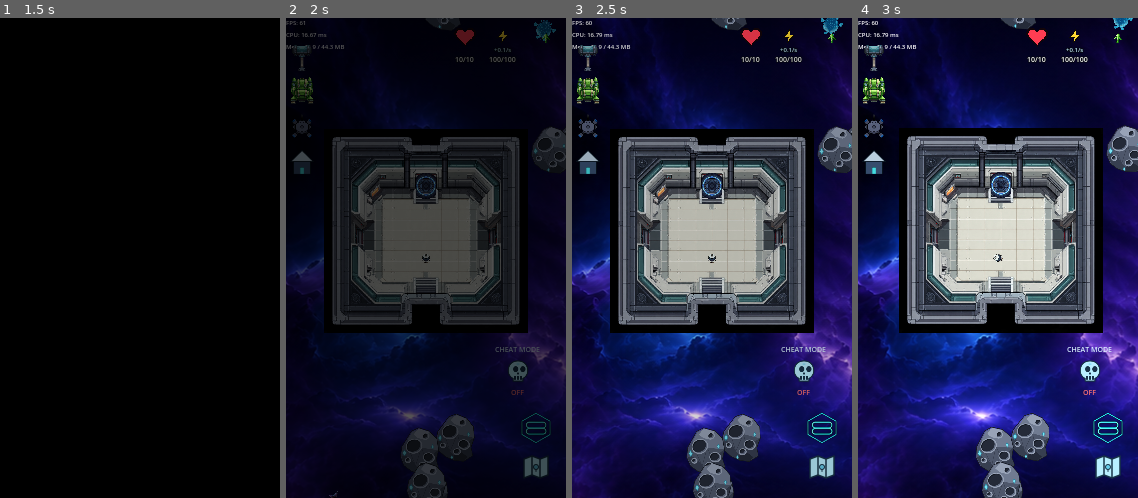
Above: before the commit, frames 1-4 (left to right).
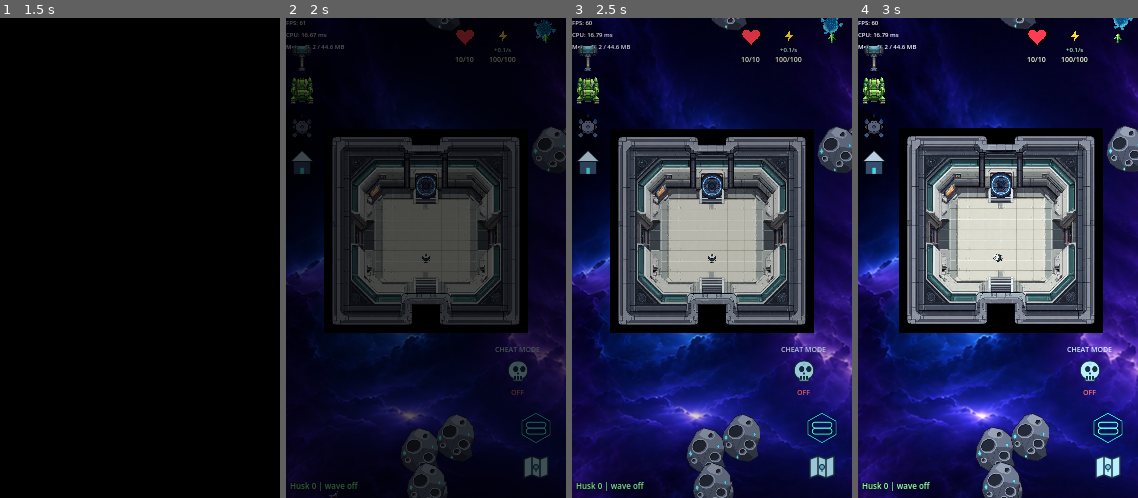
Above: after the commit, the same moments.

Repository: wildane/ShootingStar
Game: Godot game, scene res://scene/main_menu/main_menu.tscn
The game is run twice, just before and just after one commit, with the same random seed, the same clock (stepped at 60 frames per second) and the same inputs.
Inputs (mouse positions are in pixels of both pictures, inside the frame that each line leads up to):
- Up to frame 1 (1.5 s): click "New Game" at 0.5 s; click "New Game" at 1.25 s
- Up to frame 2 (2 s): no input
- Up to frame 3 (2.5 s): tap Enter at 2 s; drag from (712, 186) to (770, 234) at 2.02 s
- Up to frame 4 (3 s): drag from (942, 282) to (998, 234) at 2.77 s

Frame 1 is identical in both runs. In frame 2, 0.2% of the frame differs, in the area x 1-26%, y 5-99%; in frame 3, 0.2%; in frame 4, 0.3%.

Commit message:
Tambah label kiraan husk sentiasa nampak dan spawn lebih kukuh
Label kecil di kiri bawah memaparkan kiraan husk dan baki pemasa tanpa
perlu membunuh husk dulu, jadi mudah tahu sama ada autoload hidup.
Serangan juga tidak lagi bergantung pada Y_Sort_Container sahaja.

Diff:
--- a/scene/Mob/SeranganBalas.gd
+++ b/scene/Mob/SeranganBalas.gd
@@ -35,6 +35,8 @@
 var _masa_papar_notis: float = 0.0
 var _kanvas: CanvasLayer
 var _label: Label
+# Label kecil sentiasa nampak - untuk ujian sama ada autoload ini hidup.
+var _label_kira: Label
 
 func _ready() -> void:
 	process_mode = Node.PROCESS_MODE_PAUSABLE
@@ -53,6 +55,7 @@
 
 	_sedia_hud()
 	_kemas_kini_label()
+	_kemas_kira()
 	if is_instance_valid(_label):
 		_label.visible = true
 
@@ -69,6 +72,8 @@
 		if _masa_papar_notis <= 0.0 and is_instance_valid(_label):
 			_label.visible = false
 
+	_kemas_kira()
+
 # Hantar semua penyerang terkumpul ke pangkalan.
 func _lancar_serangan() -> void:
 	baki_masa = -1.0
@@ -80,9 +85,15 @@
 		return
 
 	var scene_utama := get_tree().current_scene
-	var bekas: Node = scene_utama.get_node_or_null("Y_Sort_Container") if scene_utama != null else null
+	var bekas: Node = null
+	if scene_utama != null:
+		bekas = scene_utama.get_node_or_null("Y_Sort_Container")
+		# Kalau scene ini tiada Y_Sort_Container, guna scene utama terus.
+		if bekas == null:
+			bekas = scene_utama
 	if bekas == null or scene_penyerang == null:
 		# Bukan dalam level permainan (contoh: menu) - cuba lagi sekejap lagi.
+		print("SeranganBalas: tiada scene/penyerang, cuba lagi (scene=", scene_utama, ")")
 		bilangan_husk_dibunuh = jumlah
 		baki_masa = 1.0
 		return
@@ -106,7 +117,7 @@
 
 	print("SeranganBalas: %d penyerang husk muncul dekat player di %s" % [jumlah, pusat])
 	serangan_bermula.emit(jumlah)
-	_tunjuk_notis("%d husk attacker%s heading to your base!" % [jumlah, "" if jumlah == 1 else "s"])
+	_tunjuk_notis("%d husk attacker%s coming for you!" % [jumlah, "" if jumlah == 1 else "s"])
 
 # Player pemain (group "Player" atau nod SpaceShip dalam scene semasa).
 func _cari_player() -> Node2D:
@@ -174,6 +185,23 @@
 	_label.visible = false
 	_kanvas.add_child(_label)
 
+	# Label kiraan kecil di kiri bawah - sentiasa nampak, tak perlu bunuh husk dulu.
+	_label_kira = Label.new()
+	_label_kira.name = "LabelKiraHusk"
+	_label_kira.mouse_filter = Control.MOUSE_FILTER_IGNORE
+	_label_kira.add_theme_font_size_override("font_size", 8)
+	_label_kira.add_theme_color_override("font_color", Color(0.6, 1.0, 0.7, 1.0))
+	_label_kira.add_theme_color_override("font_outline_color", Color(0.02, 0.06, 0.09, 0.95))
+	_label_kira.add_theme_constant_override("outline_size", 3)
+	_label_kira.set_anchors_preset(Control.PRESET_BOTTOM_LEFT)
+	_label_kira.offset_left = 4.0
+	_label_kira.offset_top = -20.0
+	_label_kira.offset_right = 276.0
+	_label_kira.offset_bottom = -4.0
+	_label_kira.vertical_alignment = VERTICAL_ALIGNMENT_CENTER
+	_label_kira.text = "Husk 0"
+	_kanvas.add_child(_label_kira)
+
 func _kemas_kini_label() -> void:
 	if not is_instance_valid(_label):
 		return
@@ -184,6 +212,14 @@
 		m, s, bilangan_husk_dibunuh, "" if bilangan_husk_dibunuh == 1 else "s",
 	]
 
+func _kemas_kira() -> void:
+	if not is_instance_valid(_label_kira):
+		return
+	if baki_masa >= 0.0:
+		_label_kira.text = "Husk %d | wave %ds" % [bilangan_husk_dibunuh, maxi(0, ceili(baki_masa))]
+	else:
+		_label_kira.text = "Husk %d | wave off" % bilangan_husk_dibunuh
+
 func _tunjuk_notis(teks: String) -> void:
 	_sedia_hud()
 	if not is_instance_valid(_label):
